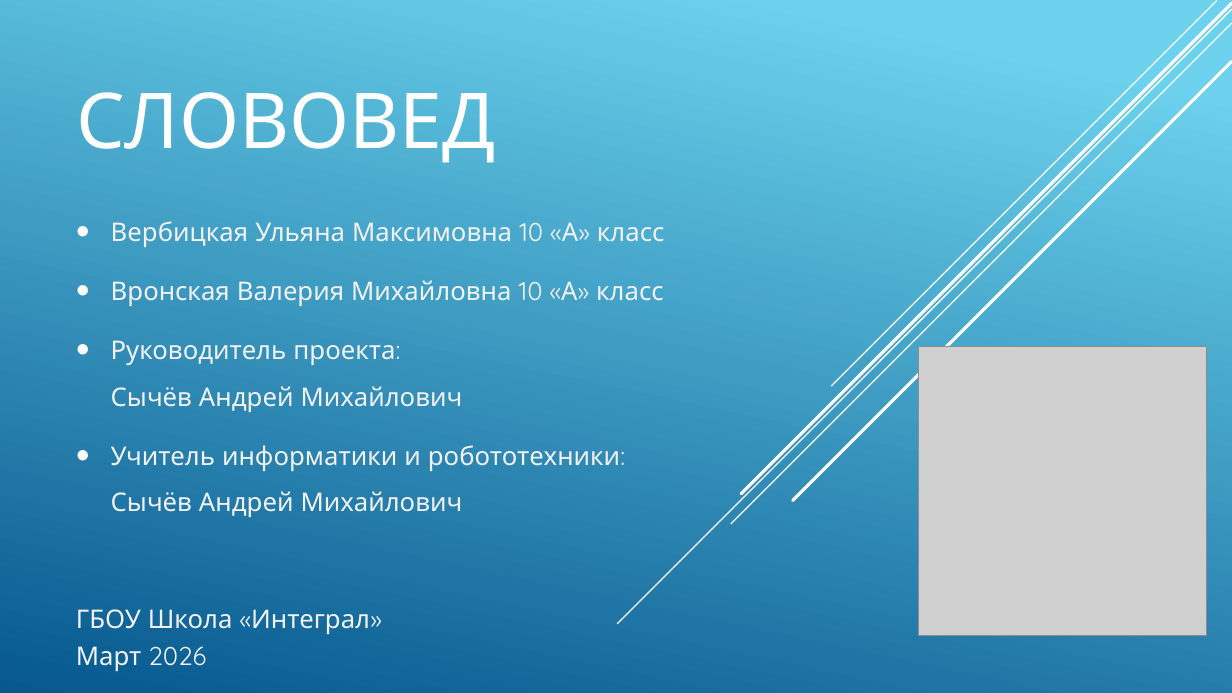
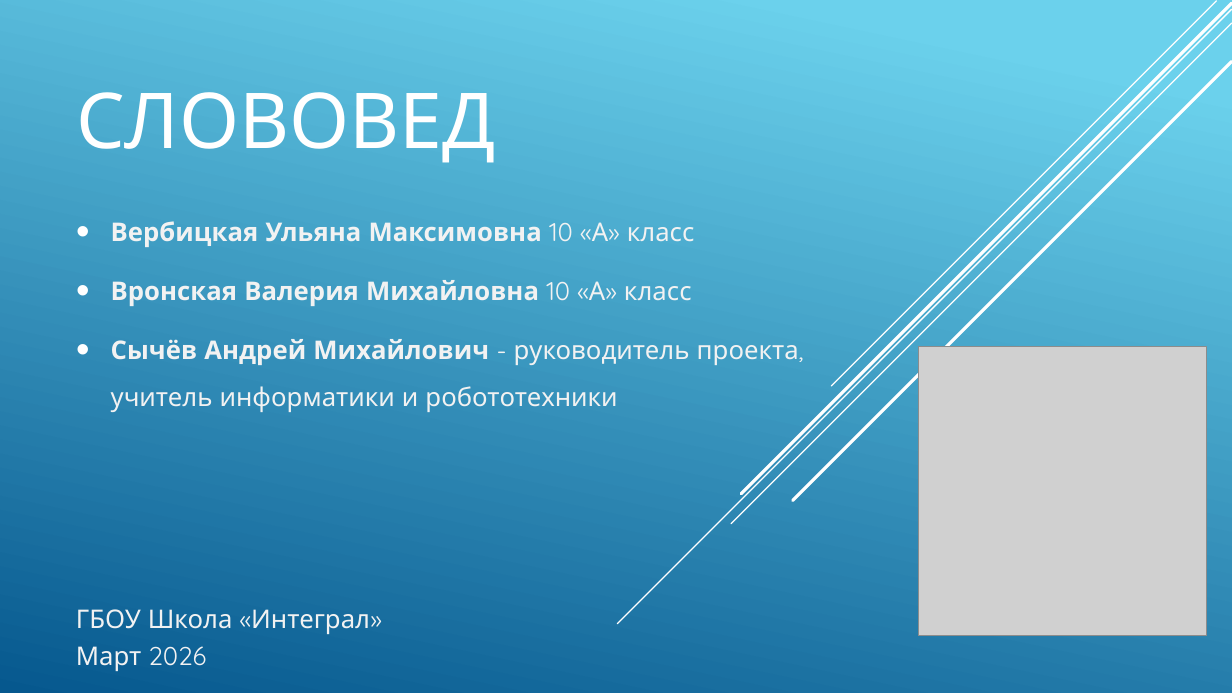
Before and after one commit to Lerika123/verbalize, a slide deck: slide 1 of СловоВед.pptx. Drawn at 1232x693 pixels with LibreOffice and Linux fonts; fonts in the diff are those of the drawing; grey boxes stand for pictures. Boxes give left, top, right and bottom in pixels: in the first picture for what was removed or moved away, otherwise in the second. Text is boxed around its words. In the diff, an @@ line names an element or a change of style, - is before the commit and + after.

```diff
--- a/СловоВед.pptx
+++ b/СловоВед.pptx
@@ text at bbox=[111, 221, 695, 306]: bold on in "Вербицкая Ульяна Максимовна", "Вронская Валерия Михайловна" @@
@@ text at bbox=[111, 339, 804, 412]: text changed @@
-• Руководитель проекта:
-  Сычёв Андрей Михайлович
-• Учитель информатики и робототехники:
-  Сычёв Андрей Михайлович
+• Сычёв Андрей Михайлович - руководитель проекта, учитель информатики и робототехники
```
Also in this commit, not shown: 5 other slides changed, 1 slide removed.
